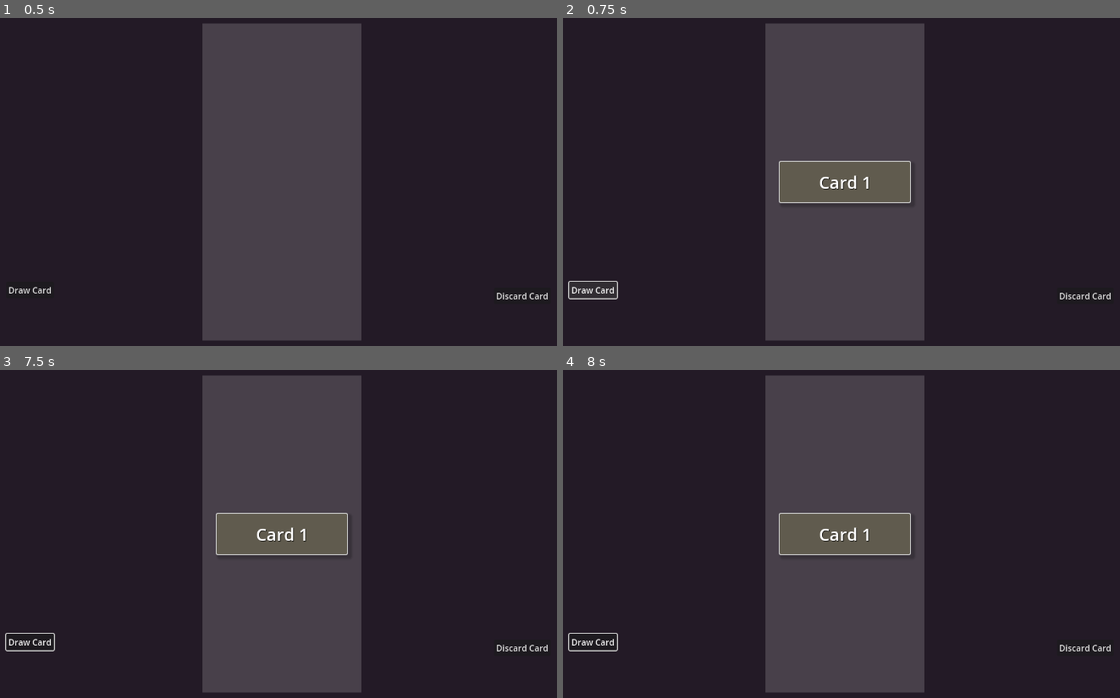
Above: before the commit, frames 1-4 (two rows, left to right).
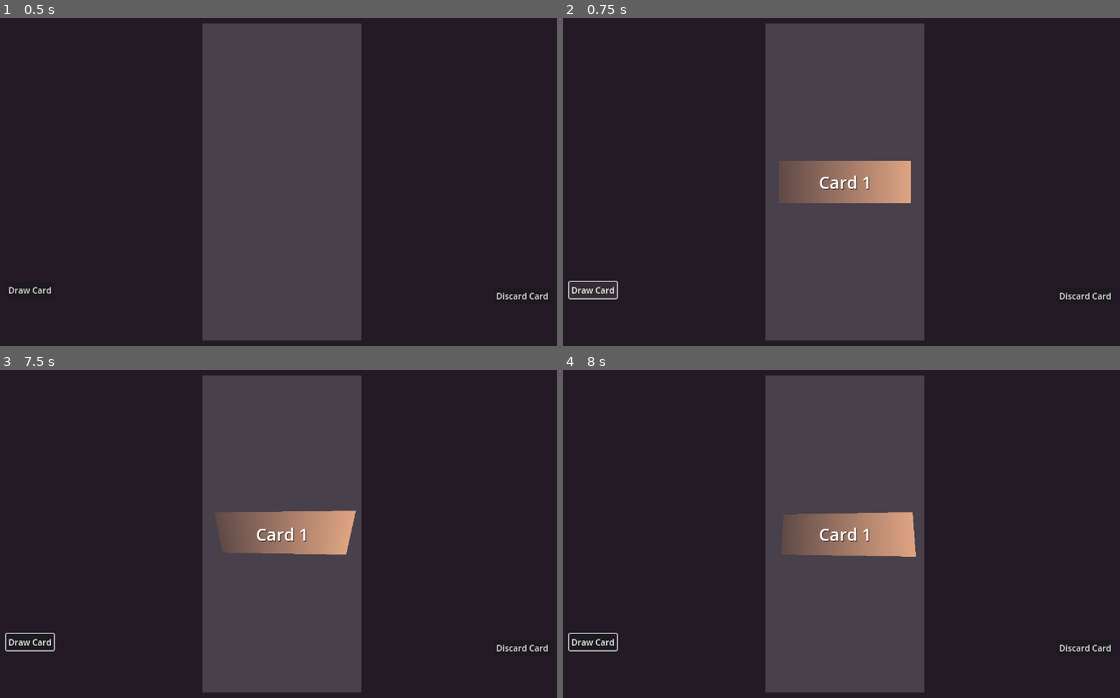
Above: after the commit, the same moments.

Repository: guladam/codelike
Game: Godot game, scene res://game/game.tscn
The game is run twice, just before and just after one commit, with the same random seed, the same clock (stepped at 60 frames per second) and the same inputs.
Inputs (mouse positions are in pixels of both pictures, inside the frame that each line leads up to):
- Up to frame 1 (0.5 s): no input
- Up to frame 2 (0.75 s): click "Draw Card" at 0.5 s
- Up to frame 3 (7.5 s): click "Discard Card" at 1.25 s; tap Enter at 2, 3.5, 5 s; move the mouse to (428, 514) at 2.02 s; press the mouse at (428, 514) at 2.03 s; hold Right 2.03-2.75 s; release the mouse at (428, 514) at 2.75 s; tap Space at 2.75, 4.25, 5.75 s; drag from (144, 553) to (250, 609) at 2.77 s; move the mouse to (350, 448) at 3.52 s; press the mouse at (350, 448) at 3.53 s; hold Right 3.53-4.25 s; release the mouse at (350, 448) at 4.25 s; drag from (250, 609) to (77, 478) at 4.27 s; move the mouse to (484, 589) at 5.02 s; press the mouse at (484, 589) at 5.03 s; hold Left 5.03-5.75 s; release the mouse at (484, 589) at 5.75 s; drag from (77, 478) to (178, 438) at 5.77 s; move the mouse to (284, 534) at 6.52 s; press the mouse at (284, 534) at 6.53 s; hold Down 6.53-7.25 s; release the mouse at (284, 534) at 7.25 s; drag from (178, 438) to (144, 553) at 7.27 s
- Up to frame 4 (8 s): no input

Frame 1 is identical in both runs. In frame 2, 2.4% of the frame differs, in the area x 38-63%, y 43-57%; in frame 3, 2.6%, in the area x 38-64%, y 42-57%; in frame 4, 2.5%.

Commit message:
balatro rotation effect

Diff:
--- a/game/card/card.gd
+++ b/game/card/card.gd
@@ -1,14 +1,18 @@
 class_name Card
-extends Panel
+extends Control
 
 signal dragging_started(card: Card)
 signal released(card: Card)
+
+const LERP_HOVER_ANGLE_MIN := -0.05
+const LERP_HOVER_ANGLE_MAX := 0.05
 
 static var cards_selected := 0
 
 @onready var selected := false
 @onready var name_label: Label = $Label
 @onready var state_machine: CardStateMachine = $StateMachine
+@onready var visuals: TextureRect = $Visuals
 
 
 func _ready() -> void:
--- a/game/card/card.tscn
+++ b/game/card/card.tscn
@@ -1,36 +1,43 @@
-[gd_scene load_steps=9 format=3 uid="uid://d1uore5l6m0pb"]
+[gd_scene load_steps=11 format=3 uid="uid://d1uore5l6m0pb"]
 
 [ext_resource type="Script" path="res://game/card/card.gd" id="1_sfu0b"]
+[ext_resource type="Material" uid="uid://bron2iry0k8at" path="res://shared_assets/2d_perspective_shader.tres" id="2_fg2rg"]
 [ext_resource type="Script" path="res://game/card/card_state_machine.gd" id="2_qi14k"]
 [ext_resource type="Script" path="res://game/card/card_base_state.gd" id="3_522le"]
 [ext_resource type="Script" path="res://game/card/card_clicked_state.gd" id="4_l2ga2"]
 [ext_resource type="Script" path="res://game/card/card_dragging_state.gd" id="5_oamsg"]
 [ext_resource type="Script" path="res://game/card/card_released_state.gd" id="6_jv811"]
 
-[sub_resource type="StyleBoxFlat" id="StyleBoxFlat_he5so"]
-bg_color = Color(0.378081, 0.358405, 0.305584, 1)
-border_width_left = 2
-border_width_top = 2
-border_width_right = 2
-border_width_bottom = 2
-corner_radius_top_left = 3
-corner_radius_top_right = 3
-corner_radius_bottom_right = 3
-corner_radius_bottom_left = 3
-shadow_color = Color(0, 0, 0, 0.215686)
-shadow_size = 5
-shadow_offset = Vector2(5, 5)
+[sub_resource type="Gradient" id="Gradient_pvuib"]
+colors = PackedColorArray(0.375914, 0.29127, 0.279314, 1, 0.875648, 0.645794, 0.51669, 1)
+
+[sub_resource type="GradientTexture2D" id="GradientTexture2D_cbagm"]
+gradient = SubResource("Gradient_pvuib")
+width = 250
+height = 80
 
 [sub_resource type="LabelSettings" id="LabelSettings_s35c2"]
 font_size = 32
 shadow_color = Color(0, 0, 0, 0.6)
 
-[node name="Card" type="Panel"]
+[node name="Card" type="Control"]
 custom_minimum_size = Vector2(250, 80)
-offset_right = 250.0
-offset_bottom = 80.0
-theme_override_styles/panel = SubResource("StyleBoxFlat_he5so")
+layout_mode = 3
+anchors_preset = 0
 script = ExtResource("1_sfu0b")
+
+[node name="Visuals" type="TextureRect" parent="."]
+material = ExtResource("2_fg2rg")
+layout_mode = 1
+anchors_preset = 15
+anchor_right = 1.0
+anchor_bottom = 1.0
+grow_horizontal = 2
+grow_vertical = 2
+mouse_filter = 2
+texture = SubResource("GradientTexture2D_cbagm")
+expand_mode = 2
+stretch_mode = 5
 
 [node name="Label" type="Label" parent="."]
 layout_mode = 1
@@ -39,10 +46,10 @@
 anchor_top = 0.5
 anchor_right = 0.5
 anchor_bottom = 0.5
-offset_left = -25.0
-offset_top = -11.5
-offset_right = 25.0
-offset_bottom = 11.5
+offset_left = -49.5
+offset_top = -22.5
+offset_right = 49.5
+offset_bottom = 22.5
 grow_horizontal = 2
 grow_vertical = 2
 text = "Card 1"
--- a/game/card/card_base_state.gd
+++ b/game/card/card_base_state.gd
@@ -8,6 +8,26 @@
 		await card.ready
 
 	card.pivot_offset = Vector2.ZERO
+
+
+func exit() -> void:
+	card.visuals.material.set_shader_parameter("x_rot", 0.0)
+	card.visuals.material.set_shader_parameter("y_rot", 0.0)
+
+
+func on_input(event: InputEvent) -> void:
+	if not mouse_over_card or not event is InputEventMouseMotion:
+		return
+
+	var mouse_local := card.get_local_mouse_position()
+
+	var lerp_x := mouse_local.x / card.size.x
+	var lerp_y := mouse_local.y / card.size.y
+	var rotation_x: float = rad_to_deg(lerp_angle(card.LERP_HOVER_ANGLE_MIN, card.LERP_HOVER_ANGLE_MAX, lerp_x))
+	var rotation_y: float = rad_to_deg(lerp_angle(card.LERP_HOVER_ANGLE_MIN, card.LERP_HOVER_ANGLE_MAX, lerp_y))
+
+	card.visuals.material.set_shader_parameter("x_rot", rotation_y)
+	card.visuals.material.set_shader_parameter("y_rot", rotation_x)
 
 
 func on_gui_input(event: InputEvent) -> void:
@@ -24,3 +44,6 @@
 func on_mouse_exited() -> void:
 	mouse_over_card = false
 	card.z_index = 0
+
+	card.visuals.material.set_shader_parameter("x_rot", 0.0)
+	card.visuals.material.set_shader_parameter("y_rot", 0.0)
--- a/game/hand/hand.gd
+++ b/game/hand/hand.gd
@@ -69,7 +69,7 @@
 
 
 func _get_dragging_card_new_index() -> int:
-	var card_y_pos := int(dragging_card.position.y - y_offset - position.y) + int(Y_SIZE / 2)
+	var card_y_pos := int(dragging_card.position.y - y_offset - position.y) + Y_SIZE / 2
 	var dist := all_cards_size / get_child_count()
 	return clampi(int(card_y_pos / dist), 0, get_child_count()-1)
 
--- /dev/null
+++ b/shared_assets/2d_perspective_shader.gdshader
@@ -0,0 +1,55 @@
+// Hey this is Hei! This shader "fakes" a 3D-camera perspective on CanvasItems.
+// License: MIT
+
+shader_type canvas_item;
+
+// Camera FOV
+uniform float fov : hint_range(1, 179) = 90;
+uniform bool cull_back = true;
+uniform float y_rot : hint_range(-180, 180) = 0.0;
+uniform float x_rot : hint_range(-180, 180) = 0.0;
+// At 0, the image retains its size when unrotated.
+// At 1, the image is resized so that it can do a full
+// rotation without clipping inside its rect.
+uniform float inset : hint_range(0, 1) = 0.0;
+// Consider changing this to a uniform and changing it from code
+
+varying flat vec2 o;
+varying vec3 p;
+
+// Creates rotation matrix
+void vertex(){
+	float sin_b = sin(y_rot / 180.0 * PI);
+	float cos_b = cos(y_rot / 180.0 * PI);
+	float sin_c = sin(x_rot / 180.0 * PI);
+	float cos_c = cos(x_rot / 180.0 * PI);
+
+	mat3 inv_rot_mat;
+	inv_rot_mat[0][0] = cos_b;
+	inv_rot_mat[0][1] = 0.0;
+	inv_rot_mat[0][2] = -sin_b;
+
+	inv_rot_mat[1][0] = sin_b * sin_c;
+	inv_rot_mat[1][1] = cos_c;
+	inv_rot_mat[1][2] = cos_b * sin_c;
+
+	inv_rot_mat[2][0] = sin_b * cos_c;
+	inv_rot_mat[2][1] = -sin_c;
+	inv_rot_mat[2][2] = cos_b * cos_c;
+
+
+	float t = tan(fov / 360.0 * PI);
+	p = inv_rot_mat * vec3((UV - 0.5), 0.5 / t);
+	float v = (0.5 / t) + 0.5;
+	p.xy *= v * inv_rot_mat[2].z;
+	o = v * inv_rot_mat[2].xy;
+
+	VERTEX += (UV - 0.5) / TEXTURE_PIXEL_SIZE * t * (1.0 - inset);
+}
+
+void fragment(){
+	if (cull_back && p.z <= 0.0) discard;
+	vec2 uv = (p.xy / p.z).xy - o;
+    COLOR = texture(TEXTURE, uv + 0.5);
+	COLOR.a *= step(max(abs(uv.x), abs(uv.y)), 0.5);
+}
--- /dev/null
+++ b/shared_assets/2d_perspective_shader.tres
@@ -0,0 +1,12 @@
+[gd_resource type="ShaderMaterial" load_steps=2 format=3 uid="uid://bron2iry0k8at"]
+
+[ext_resource type="Shader" path="res://shared_assets/2d_perspective_shader.gdshader" id="1_a4grs"]
+
+[resource]
+resource_local_to_scene = true
+shader = ExtResource("1_a4grs")
+shader_parameter/fov = 90.0
+shader_parameter/cull_back = true
+shader_parameter/y_rot = 8.55e-06
+shader_parameter/x_rot = 0.0
+shader_parameter/inset = 0.0
